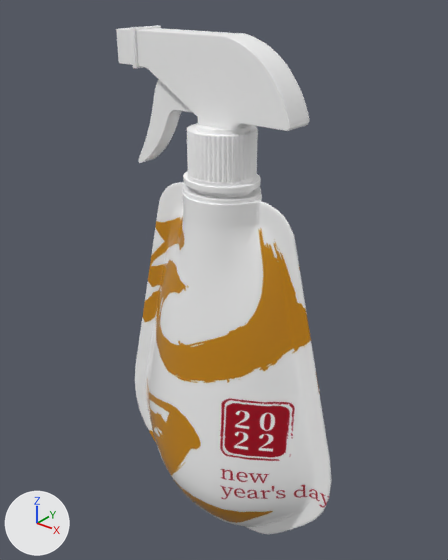
What one commit did to the glTF model public/models/1758.glb.
The view is the same before and after, from a 50 mm lens placed at (136.0, -169.0, 125.0), pointed at (-3.0, 5.0, 17.0). Lighting does not change. The marker at lower left points along +X, +Y and +Z. The first picture is the older version.

Names of what the first picture shows: '盖子', '贴图'.
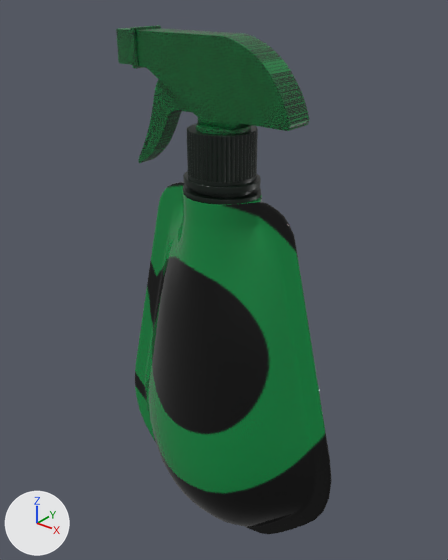
Pixel boxes (x1, y1, x2, y2) of what changed, in the pictures (448 x 560 px):
'贴图', surface changed (darker): (135, 182, 332, 534) in both
'盖子', surface changed (white to green): (116, 25, 309, 204) in both

What the commit changed:
Picture 'AP_Watermark' (img_ap_watermark) is new.
Material 'Material #28' (mat_material__28) changes its picture from img_下载__1 to img_ap_watermark.
In material 'Material #25' (mat_material__25), base_color is no longer (1.0, 1.0, 1.0), white #ffffff.
In material 'Material #25' (mat_material__25), texture is now set to img_ap_watermark.
